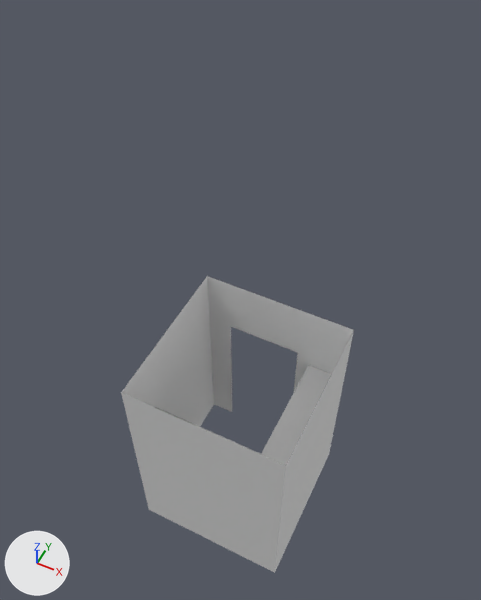
Before and after pictures for a commit that changed the Blender file Assets/models/floor_2/bedroom_n_w/bedroom02.blend.
One viewpoint serves both versions: a camera (50 mm lens) standing at (10.7, -22.9, 27.6) and looking at (0.8, -3.2, 2.9). The lights are fixed; the arrows at lower left show +X, +Y and +Z.

Names of what the first picture shows: 'closet_shelf_e', 'closet_walls'.
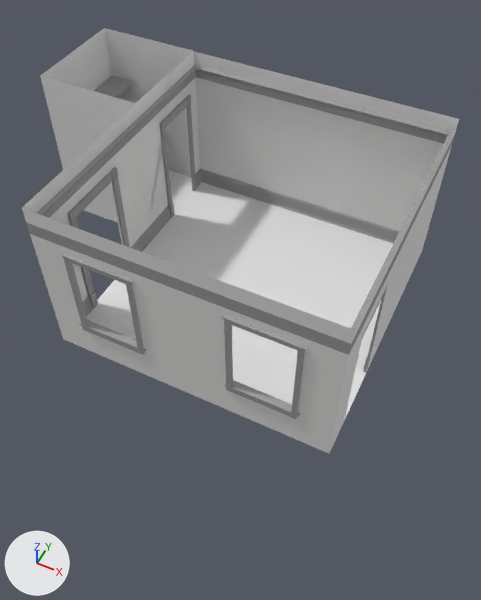
ob_closet is not drawn itself; it is the parent of ob_closet_walls, ob_closet_dowel_e, ob_closet_dowel_s, ob_closet_shelf_s, ob_closet_shelf_e.

Changed parts and their boxes [x1, y1, x2, y2] in the pictures (481 x 600 px):
'closet_walls', moved, turned: before [121, 276, 354, 573]; after [40, 28, 200, 223]
'wall_n', shown: after [194, 52, 459, 231]
'floor', shown: after [87, 182, 393, 421]
'wall_w', shown: after [22, 208, 354, 453]
'wall_s', shown: after [22, 71, 172, 301]
'wall_e', shown: after [330, 120, 459, 451]
'top_trim.005', shown: after [26, 222, 351, 355]
'top_trim.004', shown: after [193, 65, 452, 144]
'floor_board.004', shown: after [201, 169, 400, 244]
'closet_shelf_e', moved, turned (not visible afterwards): before [261, 365, 332, 466]
'top_trim.000', shown: after [37, 65, 197, 218]
'window_frame.001', shown: after [222, 315, 307, 419]
'window_frame', shown: after [61, 254, 146, 355]
'doorway.001', shown: after [67, 167, 130, 309]
'top_trim.003', shown: after [349, 132, 455, 354]
'doorway.002', shown: after [160, 95, 197, 218]
'floor_board.001', shown: after [83, 169, 202, 316]
'closet_shelf_s', moved, turned: before [155, 407, 261, 455]; after [94, 75, 133, 98]
'closet_foor', shown: after [83, 170, 192, 223]
'doorway', shown: after [345, 287, 387, 415]

The change in detail:
Material 'walls' (mat_walls) changes colour from green #d8e796 to white #e7e7e5; in linear values from (0.686, 0.8, 0.305) to (0.8, 0.796, 0.782).
Object 'window_frame.001' (ob_window_frame_001) is now shown.
Object 'window_frame' (ob_window_frame) is now shown.
Object 'wall_w' (ob_wall_w) moves from (-7.5, 0.0, 4.5) to (0.0, -7.5, 4.5).
Object 'wall_w' (ob_wall_w) turns from (90, 0, 90) to (90, 0, 180) degrees about x, y and z.
Object 'wall_w' (ob_wall_w) is now shown.
Object 'top_trim.005' (ob_top_trim_005) is now shown.
Object 'wall_n' (ob_wall_n) is now shown.
Object 'floor_board.004' (ob_floor_board_004) is now shown.
Object 'top_trim.004' (ob_top_trim_004) is now shown.
Object 'wall_e' (ob_wall_e) is now shown.
Object 'top_trim.003' (ob_top_trim_003) is now shown.
Object 'wall_s' (ob_wall_s) moves from (0.0, -7.5, 4.5) to (-7.5, 0.0, 4.5).
Object 'wall_s' (ob_wall_s) turns from (90, 0, 180) to (90, 0, 90) degrees about x, y and z.
Object 'wall_s' (ob_wall_s) is now shown.
Object 'top_trim.000' (ob_top_trim_000) is now shown.
Object 'floor_board.001' (ob_floor_board_001) is now shown.
Object 'doorway.002' (ob_doorway_002) moves from (4.0, -7.54, 3.5) to (-7.47, 5.0, 3.5).
Object 'doorway.002' (ob_doorway_002) turns from (0, 0, -90) to (0, 0, 180) degrees about x, y and z.
Object 'doorway.002' (ob_doorway_002) is now shown.
Object 'doorway.001' (ob_doorway_001) moves from (-3.0, -7.54, 3.5) to (-7.48, -3.01, 3.5).
Object 'doorway.001' (ob_doorway_001) turns from (0, 0, -90) to (0, 0, 180) degrees about x, y and z.
Object 'doorway.001' (ob_doorway_001) is now shown.
Object 'doorway' (ob_doorway) is now shown.
Object 'closet_foor' (ob_closet_foor) moves from (4.5, -10.51, 4.5) to (-10.5, 4.5, 4.5).
Object 'closet_foor' (ob_closet_foor) is now shown.
Object 'floor' (ob_floor) is now shown.
Object 'closet' (ob_closet) moves from (4.5, -10.51, 4.5) to (-10.5, 4.5, 4.542).
Object 'closet' (ob_closet) turns from (0, 0, 0) to (0, 0, -90) degrees about x, y and z.
